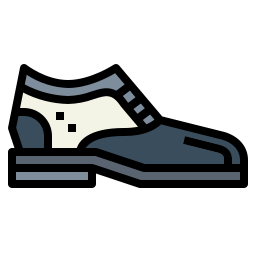
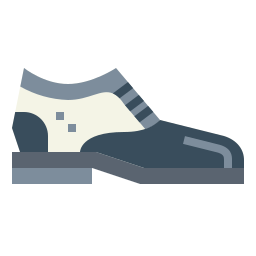
Comparing the layer stacks of the two 256×256 images. Changes:
painted on "L1" over [8, 64, 248, 188]
